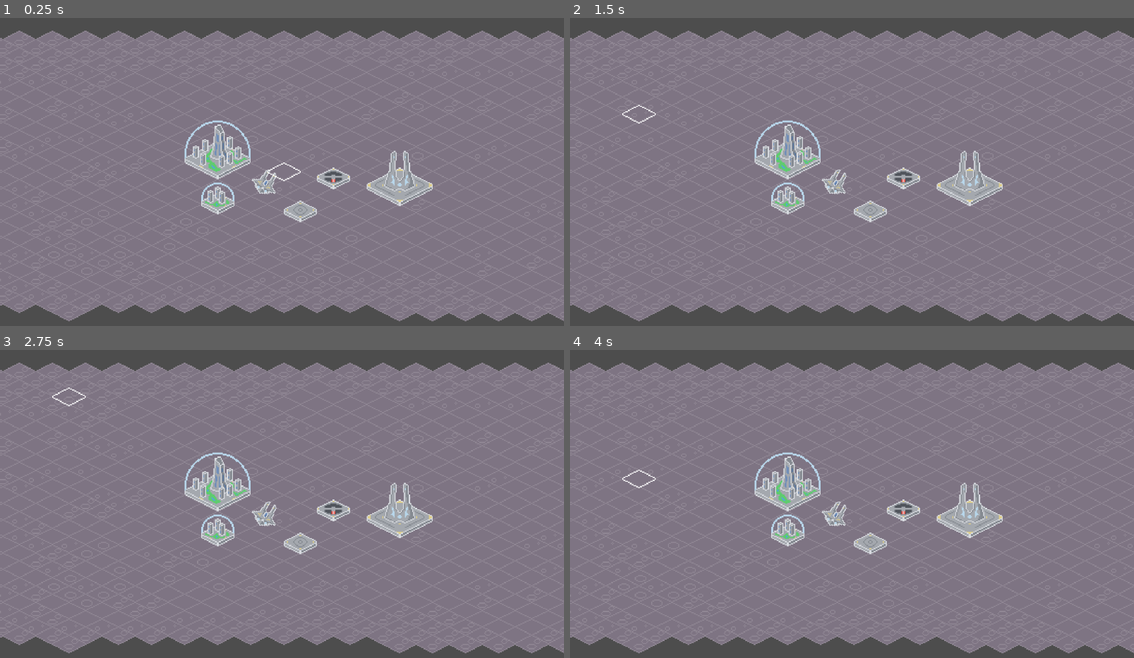
Above: before the commit, frames 1-4 (two rows, left to right).
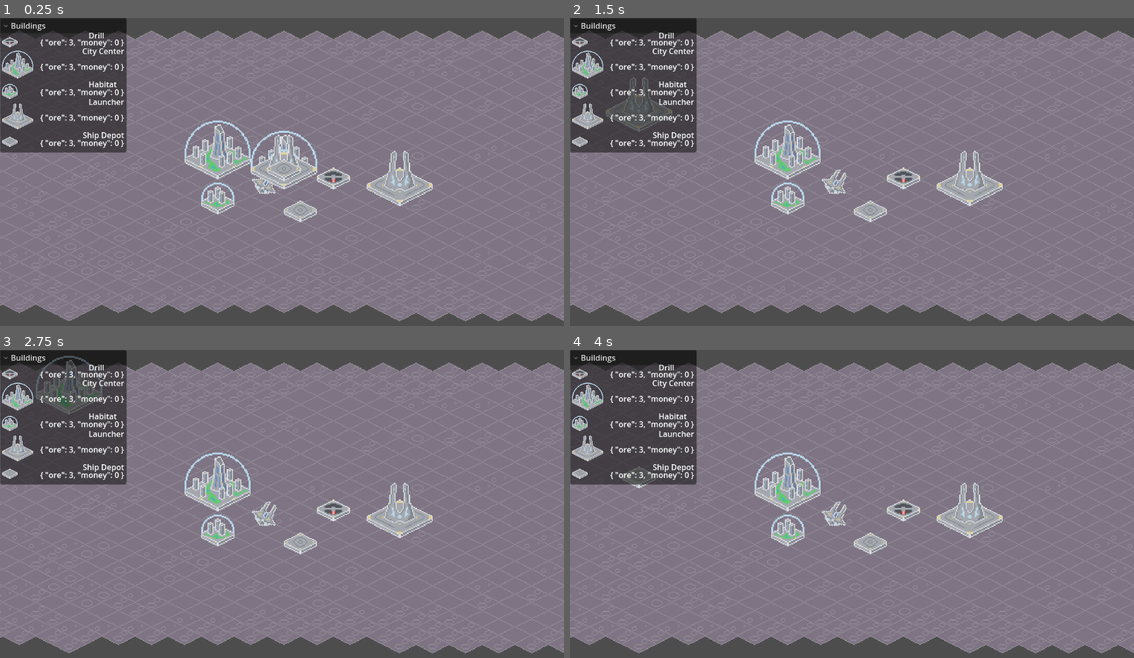
Above: after the commit, the same moments.

Repository: kevinn-t/cmpm-170-tower-defense
Game: Godot game, scene res://main scene.tscn
Same seed, same stepped clock (60 frames per second), same inputs: the game is played once before the commit and once after it.
Inputs (mouse positions are in pixels of both pictures, inside the frame that each line leads up to):
- Up to frame 1 (0.25 s): no input
- Up to frame 2 (1.5 s): click (632, 42) at 0.5 s, where only the run after the commit has a clickable "Drill"; click (632, 116) at 1.25 s, where only the run after the commit has a clickable "Launcher"
- Up to frame 3 (2.75 s): click (62, 399) at 2 s, where only the run after the commit has a clickable "City Center"
- Up to frame 4 (4 s): click (632, 423) at 2.75 s, where only the run after the commit has a clickable "Habitat"; click (632, 473) at 3.5 s, where only the run after the commit has a clickable "Ship Depot"

The runs differ from the first frame. In frame 1, 11% of the frame differs, in the area x 0-57%, y 0-56%; in frame 2, 9.5%; in frame 3, 9.4%; in frame 4, 9.5%.

Commit message:
building palette

Diff:
--- /dev/null
+++ b/Prefabs/UI/building_button.tscn
@@ -0,0 +1,37 @@
+[gd_scene load_steps=3 format=3 uid="uid://douedn5bxcj44"]
+
+[ext_resource type="Texture2D" uid="uid://c5sbsmeihnnk" path="res://Art/atlas.png" id="1_ae0qj"]
+
+[sub_resource type="AtlasTexture" id="AtlasTexture_4rud1"]
+atlas = ExtResource("1_ae0qj")
+region = Rect2(128, 32, 64, 64)
+
+[node name="BuildingButton" type="TextureButton"]
+custom_minimum_size = Vector2(250, 0)
+texture_normal = SubResource("AtlasTexture_4rud1")
+
+[node name="Name" type="Label" parent="."]
+layout_mode = 1
+anchors_preset = -1
+anchor_left = 1.0
+anchor_right = 1.0
+offset_left = -73.000015
+offset_top = -11.5
+offset_bottom = 11.5
+grow_horizontal = 0
+grow_vertical = 2
+text = "Launcher"
+
+[node name="Costs" type="Label" parent="."]
+layout_mode = 1
+anchors_preset = 6
+anchor_left = 1.0
+anchor_top = 0.5
+anchor_right = 1.0
+anchor_bottom = 0.5
+offset_left = -73.000015
+offset_top = -11.5
+offset_bottom = 11.5
+grow_horizontal = 0
+grow_vertical = 2
+text = "Ore:3 Money:5"
--- a/Prefabs/habitat.tscn
+++ b/Prefabs/habitat.tscn
@@ -1,12 +1,14 @@
-[gd_scene load_steps=3 format=3 uid="uid://cbsn06bvv4s7i"]
+[gd_scene load_steps=4 format=3 uid="uid://cbsn06bvv4s7i"]
 
 [ext_resource type="Texture2D" uid="uid://c5sbsmeihnnk" path="res://Art/atlas.png" id="1_hlta8"]
+[ext_resource type="Script" uid="uid://dr3qt31ukt5uj" path="res://Scripts/habitat.gd" id="1_q5i6c"]
 
 [sub_resource type="AtlasTexture" id="AtlasTexture_18xev"]
 atlas = ExtResource("1_hlta8")
 region = Rect2(0, 26, 32, 32)
 
 [node name="Habitat" type="StaticBody2D"]
+script = ExtResource("1_q5i6c")
 
 [node name="Sprite2D" type="Sprite2D" parent="."]
 position = Vector2(0, -6)
--- /dev/null
+++ b/Scripts/building.gd
@@ -0,0 +1,25 @@
+class_name Building
+extends StaticBody2D
+
+@export var buildCost : Dictionary = {
+	"ore" : 3,
+	"money" : 0
+}
+@export var integrity : int = 100 # hit points
+
+signal onHit()
+signal onDestroyed()
+
+func get_texture() -> Texture2D:
+	return $Sprite2D.texture
+
+func hit(attacker : CharacterBody2D):# not character, unit
+	integrity -= attacker.damage
+	if integrity <= 0:
+		onDestroyed.emit()
+		queue_free()
+	else:
+		onHit.emit()
+
+func costString() -> String:
+	return str(buildCost)
--- a/Scripts/city_center.gd
+++ b/Scripts/city_center.gd
@@ -1,4 +1,4 @@
-extends Node2D
+extends Building
 
 var game_manager : Node
 
--- /dev/null
+++ b/Scripts/habitat.gd
@@ -0,0 +1,11 @@
+extends Building
+
+
+# Called when the node enters the scene tree for the first time.
+func _ready() -> void:
+	pass # Replace with function body.
+
+
+# Called every frame. 'delta' is the elapsed time since the previous frame.
+func _process(delta: float) -> void:
+	pass
--- a/Scripts/ore_launcher.gd
+++ b/Scripts/ore_launcher.gd
@@ -1,4 +1,4 @@
-extends Node2D
+extends Building
 
 @export var money_per_ore : int = 1
 @export var cooldown_time : float = 5
--- a/Scripts/ore_producer.gd
+++ b/Scripts/ore_producer.gd
@@ -1,4 +1,4 @@
-extends Node2D
+extends Building
 
 @export var ore_per_second: int = 1
 @export var workers: int = 0
--- a/Scripts/ship_depot.gd
+++ b/Scripts/ship_depot.gd
@@ -1,4 +1,4 @@
-extends Node2D
+extends Building
 
 # how much ore/sec this would pull from adjacent ore producers
 @export var ore_pull_speed : int
--- a/game_manager.gd
+++ b/game_manager.gd
@@ -1,9 +1,25 @@
 extends Node
 
-@export var money : int = 100
+@export var stored : Dictionary = {
+	"ore" = 0,
+	"money" = 50
+}
+
 @export var unemployed_population : int = 10
 @export var total_population : int = 10
 @onready var ground_layer : TileMapLayer = $"../GroundLayer"
+
+@export var buildingPrefabs : Array = [
+	"res://Prefabs/drill.tscn",
+	"res://Prefabs/city_center.tscn",
+	"res://Prefabs/habitat.tscn",
+	"res://Prefabs/launcher.tscn",
+	"res://Prefabs/ship_depot.tscn"
+]
+
+@onready var previewInstanceParent : Node2D = $"../Cursor/PreviewParent"
+const BUILDING_BUTTON = preload("res://Prefabs/UI/building_button.tscn")
+var buildingBrush = -1;
 
 func assign_workers(amount : int) -> void:
 	if (unemployed_population - amount > 0):
@@ -13,3 +29,51 @@
 	ground_layer.global_position = Vector2.ZERO;
 	var pos = Vector2.ONE
 	var _snapped = ground_layer.map_to_local(ground_layer.local_to_map(pos))
+	populatePreviews()
+	populateBuildUI()
+
+
+func subtractCost(cost : Dictionary) -> bool: # returns success
+	for key in cost.keys():
+		if stored.keys().has(key):
+			if stored[key] >= cost[key]:
+				stored[key] -= cost[key]
+			else:
+				print("not enough ", key)
+				return false
+		else:
+			print("unrecognized key ", key)
+			return false
+	return true;
+
+func build(buildingName : String, pos : Vector2):
+	#var buildingPrefab : PackedScene = load(buildingPrefabs[buildingName])
+	var building :Building = previewInstanceParent.get_node(buildingName)
+	if not subtractCost(building.buildCost):
+		building.queue_free()
+		return
+	add_child(building)
+	building.global_position = pos
+
+func populatePreviews() -> void:
+	for b in buildingPrefabs:
+		var prefab : PackedScene = load(b)
+		var inst : Building = prefab.instantiate()
+		previewInstanceParent.add_child(inst)
+
+func populateBuildUI():
+	var parent : VBoxContainer = $"../UI/FoldableContainer/VBoxContainer"
+	for inst :Building in previewInstanceParent.get_children():
+		var button : TextureButton = BUILDING_BUTTON.instantiate(PackedScene.GEN_EDIT_STATE_INSTANCE)
+		button.texture_normal = inst.get_texture()
+		button.get_node("Name").text = inst.name
+		button.get_node("Costs").text = inst.costString()
+		var clicked = func():
+			buildingBrushSelected(inst.name)
+		button.pressed.connect(clicked)
+		parent.add_child(button)
+
+func buildingBrushSelected(name : String):
+	print(name)
+	for b : Building in previewInstanceParent.get_children():
+		b.visible = b.name == name
--- a/main scene.tscn
+++ b/main scene.tscn
@@ -114,3 +114,19 @@
 
 [node name="Sprite2D" type="Sprite2D" parent="Cursor"]
 texture = SubResource("AtlasTexture_neqfu")
+
+[node name="PreviewParent" type="Node2D" parent="Cursor"]
+
+[node name="UI" type="CanvasLayer" parent="."]
+
+[node name="Label" type="Label" parent="UI"]
+offset_right = 40.0
+offset_bottom = 23.0
+
+[node name="FoldableContainer" type="FoldableContainer" parent="UI"]
+offset_right = 24.0
+offset_bottom = 32.0
+title = "Buildings"
+
+[node name="VBoxContainer" type="VBoxContainer" parent="UI/FoldableContainer"]
+layout_mode = 2
Not shown, added: Scripts/building.gd.uid
Not shown, added: Scripts/habitat.gd.uid
